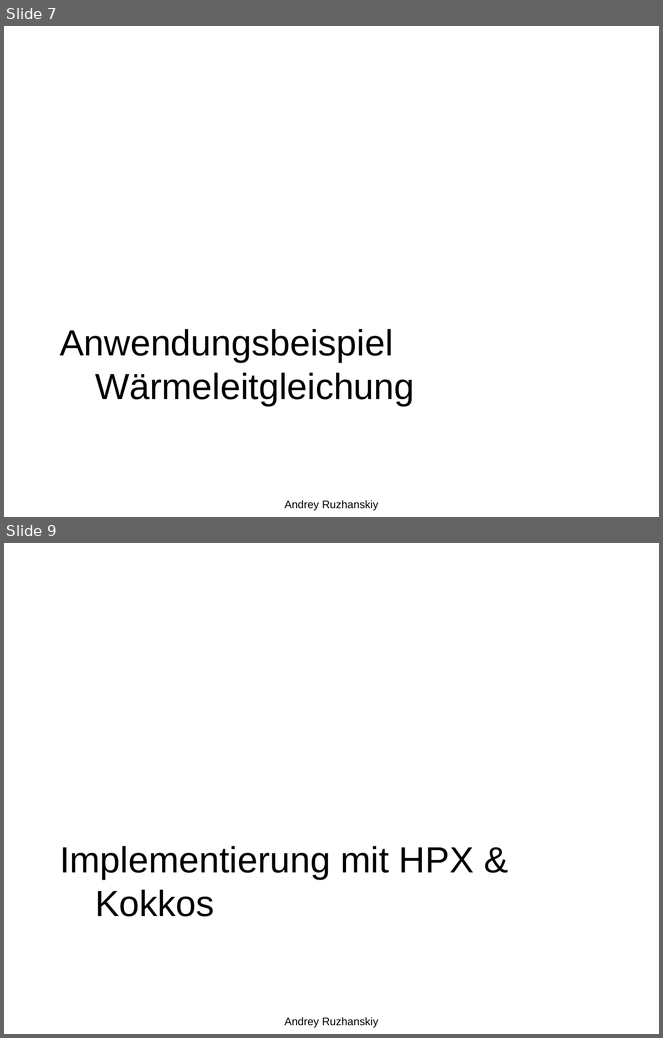
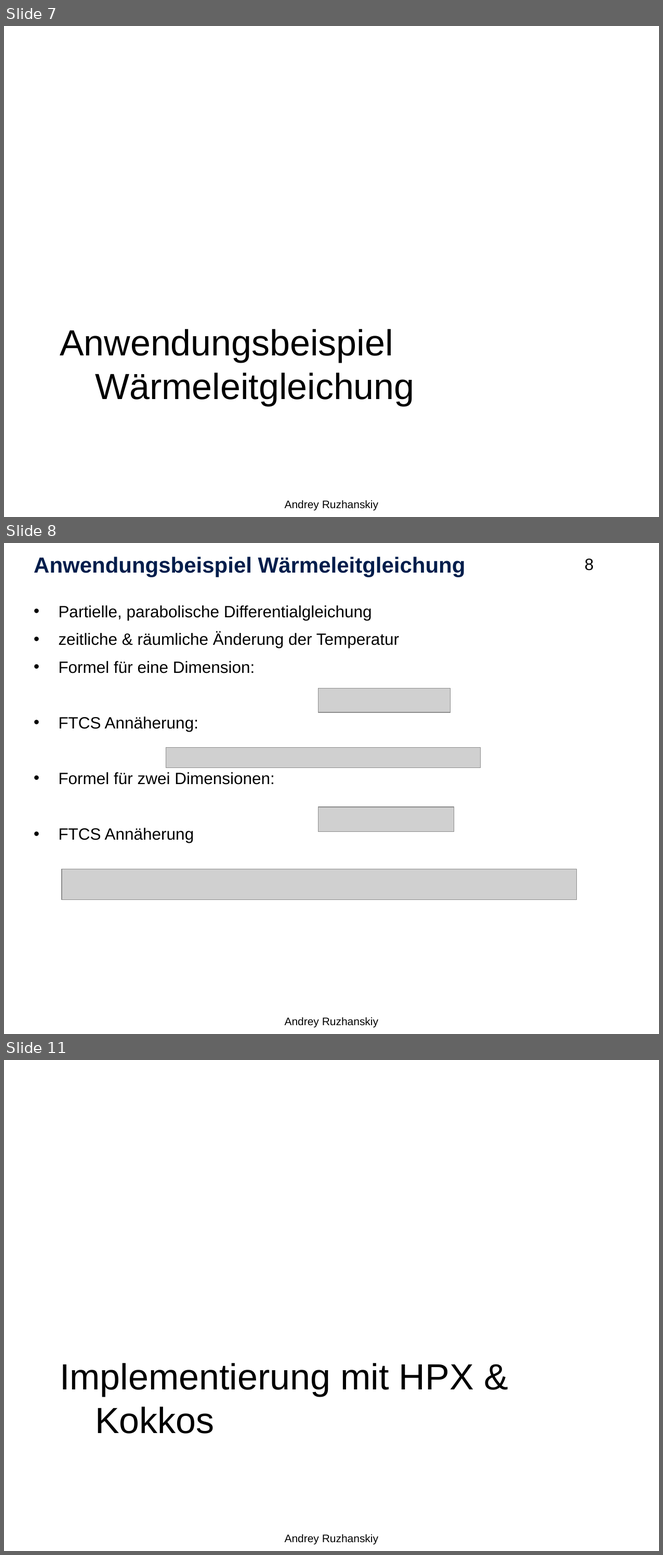
Before and after one commit to Setahero/HPC_Kokkos_HS, a slide deck: Hauptseminar HPC.pptx. Shown one above the other, each under a label of ours: slides 7 and 9 before the commit, slides 7, 8 and 11 after it; the slides between them are not shown. The pictures are 663x1038 and 663x1555 pixels, drawn with LibreOffice and Linux fonts; fonts in the diff are those of the drawing; grey boxes stand for pictures; background and template pictures are left out. Boxes give left, top, right and bottom in pixels: in the first picture for what was removed or moved away, otherwise in the second. Text is boxed around its words. In the diff, an @@ line names an element or a change of style, - is before the commit and + after.

```diff
--- a/Hauptseminar HPC.pptx
+++ b/Hauptseminar HPC.pptx
@@ slide 8 added at box(4, 543, 659, 1034), background picture (left out) @@
@@ title added at box(34, 557, 466, 577), 24 pt, text #001D4B, bold @@
+Anwendungsbeispiel Wärmeleitgleichung
@@ page number added at box(585, 559, 594, 571), 18 pt, text #000000 @@
+8
@@ text added at box(59, 605, 399, 843), 18 pt, text #000000 @@
+• Partielle, parabolische Differentialgleichung
+• zeitliche & räumliche Änderung der Temperatur
+• Formel für eine Dimension:
+• FTCS Annäherung:
+• Formel für zwei Dimensionen:
+• FTCS Annäherung
@@ picture added at box(319, 689, 450, 713) @@
@@ picture added at box(166, 747, 480, 768) @@
@@ picture added at box(319, 807, 454, 832) @@
@@ picture added at box(62, 869, 577, 900) @@
@@ text added at box(285, 1017, 378, 1028), 12 pt, text #000000 @@
+Andrey Ruzhanskiy
@@ what was slide 9 is now slide 11 @@
```
Also in this commit, not shown: 11 slides changed, 1 other slide added, 3 slides removed.
